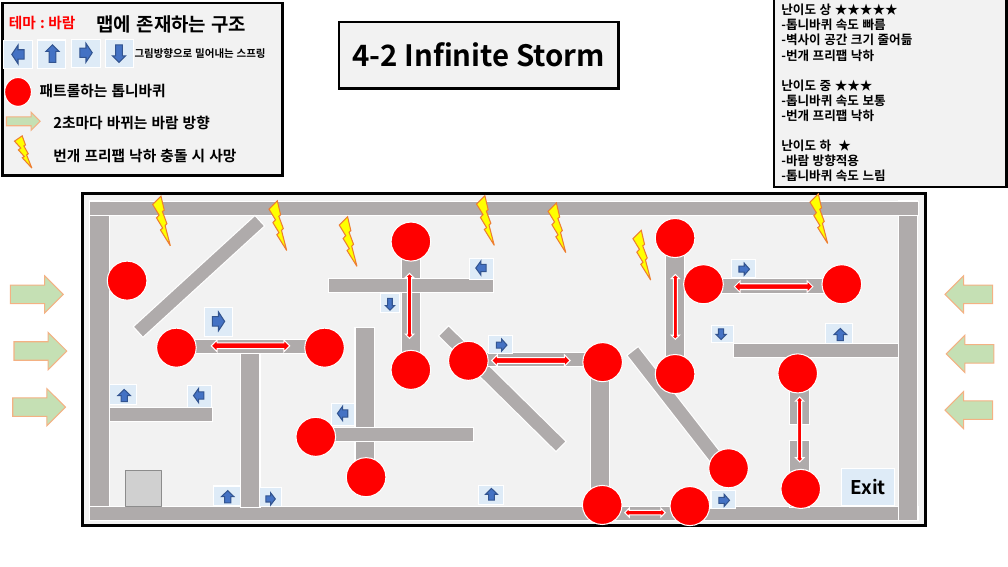
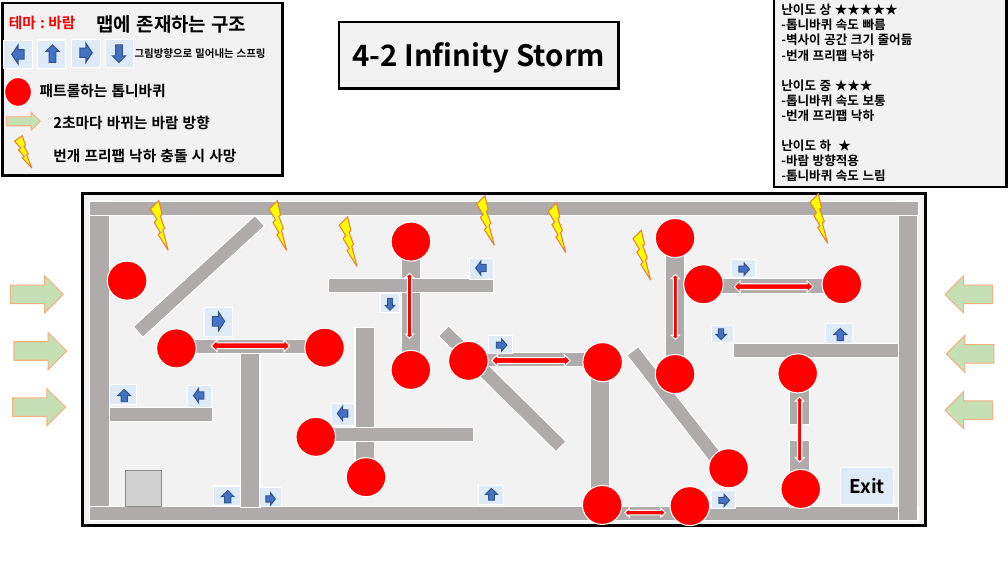
Before and after one commit to YDGYDGYDG/TeamHolyShit, a slide deck: slide 2 of 개인작업폴더/유건희/Infinite Strom.pptx. Drawn at 1008x567 pixels with LibreOffice and Linux fonts; fonts in the diff are those of the drawing; grey boxes stand for pictures. Boxes give left, top, right and bottom in pixels: in the first picture for what was removed or moved away, otherwise in the second. Text is boxed around its words. In the diff, an @@ line names an element or a change of style, - is before the commit and + after.

```diff
--- a/개인작업폴더/유건희/Infinite Strom.pptx
+++ b/개인작업폴더/유건희/Infinite Strom.pptx
@@ text in rectangle at (x1=352, y1=42, x2=605, y2=73): text changed @@
-4-2 Infinite Storm
+4-2 Infinity Storm
@@ lightning bolt moved from (x1=151, y1=196, x2=173, y2=246) to (x1=148, y1=200, x2=171, y2=250) @@
```
Also in this commit, not shown: 2 other slides changed, 1 slide added, 1 other file.
